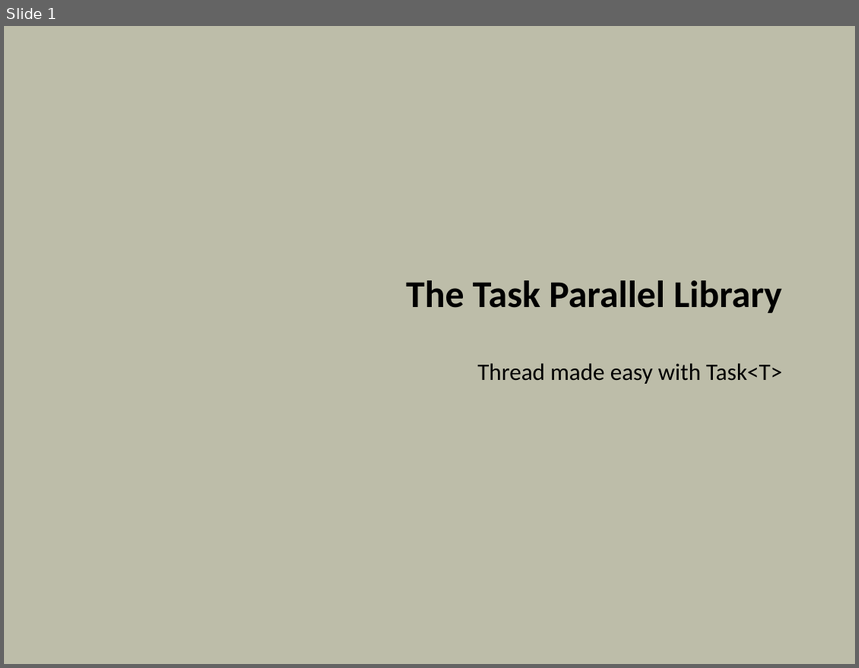
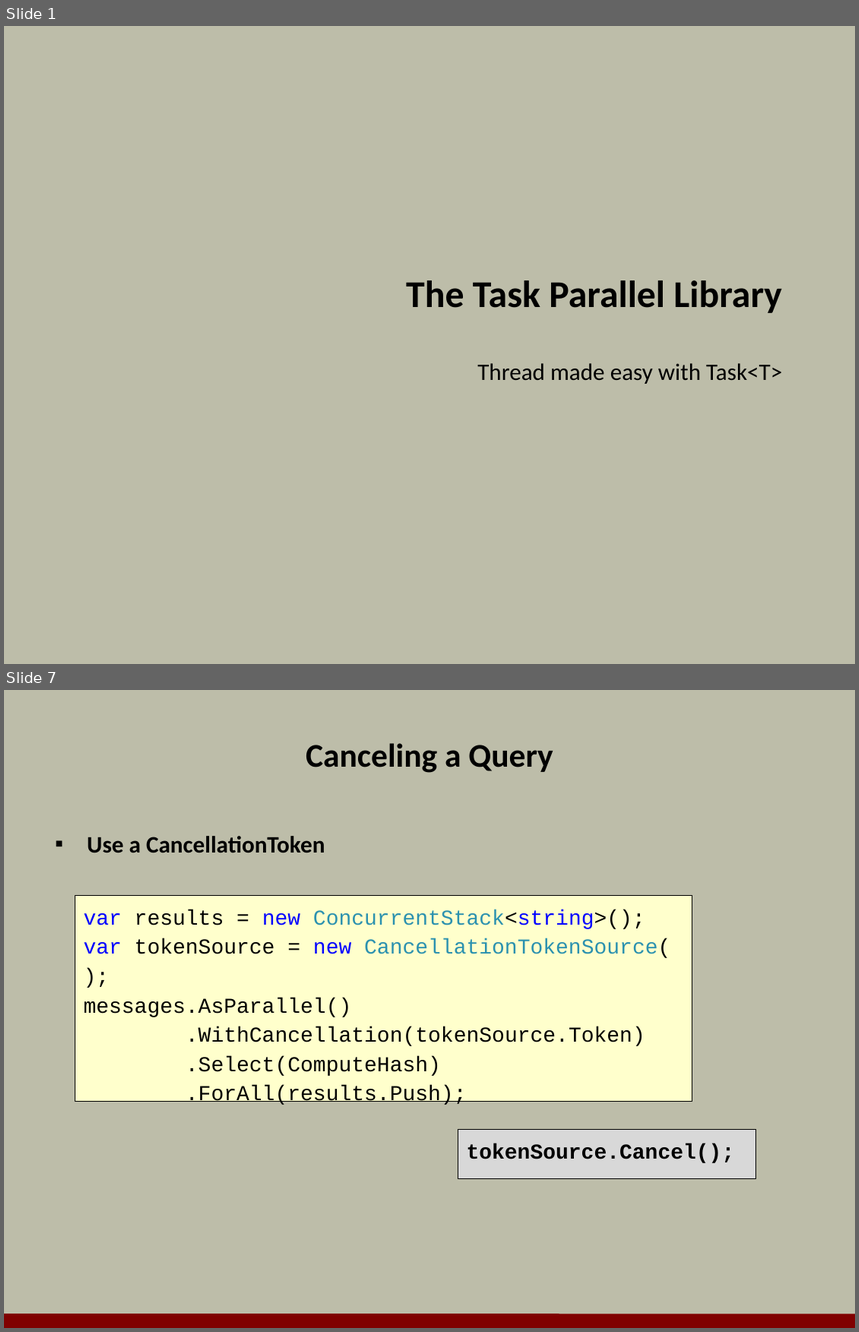
Before and after one commit to OdeToCode/classes, a slide deck: linq/slides/13_TPL.pptx. Shown one above the other, each under a label of ours: slide 1 before the commit, slides 1 and 7 after it; the slides between them are not shown. The pictures are 859x668 and 859x1332 pixels, drawn with LibreOffice and Linux fonts; fonts in the diff are those of the drawing; background and template pictures are left out. Boxes give left, top, right and bottom in pixels: in the first picture for what was removed or moved away, otherwise in the second. Text is boxed around its words. In the diff, an @@ line names an element or a change of style, - is before the commit and + after.

```diff
--- a/linq/slides/13_TPL.pptx
+++ b/linq/slides/13_TPL.pptx
@@ slide 7 added at box(4, 690, 855, 1328), background #BDBDA9 @@
@@ title added at box(306, 743, 553, 773), 28 pt, text #000000, bold @@
+Canceling a Query
@@ text added at box(87, 836, 325, 853), 20 pt, text #000000, bold @@
+▪ Use a CancellationToken
@@ rectangle added at box(75, 896, 692, 1102), fill #FFFFCC, outline #000000 0.75 pt, 18 pt, text #000000 @@
+var results = new ConcurrentStack<string>();
+var tokenSource = new CancellationTokenSource();
+messages.AsParallel()
+.WithCancellation(tokenSource.Token)
+.Select(ComputeHash)
+.ForAll(results.Push);
@@ rectangle added at box(458, 1130, 756, 1179), fill #D8D8D8, outline #000000 0.75 pt, 18 pt, text #000000, bold @@
+tokenSource.Cancel();
@@ line added from (4, 1321) to (855, 1322), #800000 12 pt @@
```
Also in this commit, not shown: 1 slide changed, 10 other slides added, 25 slides removed.
